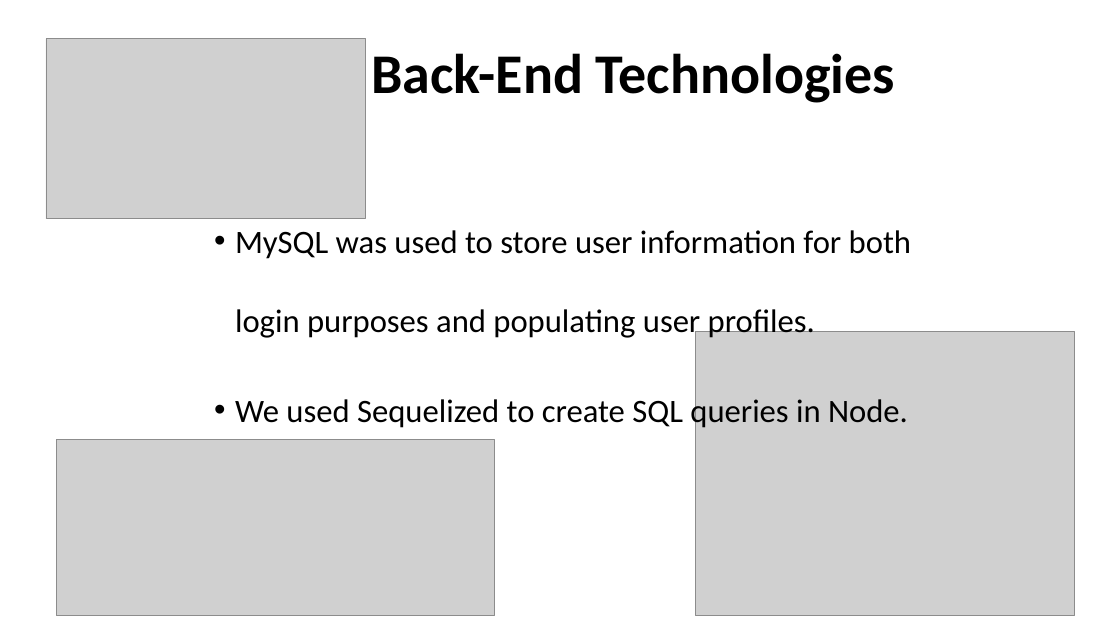
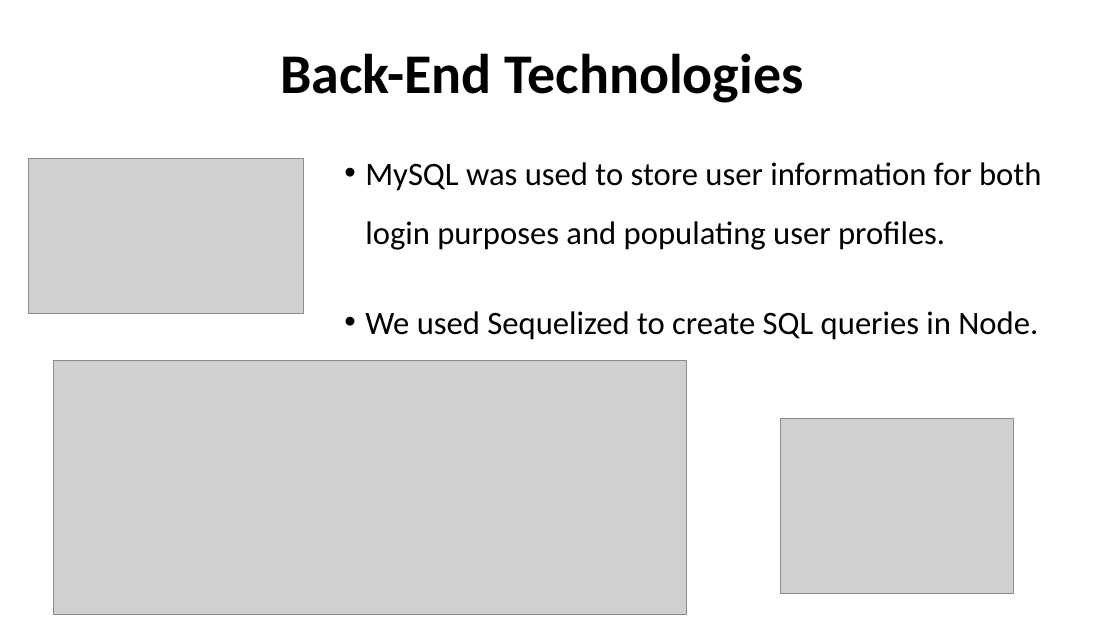
Before and after one commit to dmaddox/UTAlumni, a slide deck: slide 3 of public/Presentation.pptx. Drawn at 1120x630 pixels with LibreOffice and Linux fonts; fonts in the diff are those of the drawing; grey boxes stand for pictures. Boxes give left, top, right and bottom in pixels: in the first picture for what was removed or moved away, otherwise in the second. Text is boxed around its words. In the diff, an @@ line names an element or a change of style, - is before the commit and + after.

```diff
--- a/public/Presentation.pptx
+++ b/public/Presentation.pptx
@@ title "Back-End Technologies": place and size @@
-title "Back-End Technologies" at [371, 53, 895, 103]
+title "Back-End Technologies" at [280, 53, 804, 103]
@@ text "MySQL was used to store ...": place and size @@
-text "MySQL was used to store ..." at [235, 230, 911, 430]
+text "MySQL was used to store ..." at [365, 162, 1041, 340]
@@ picture: place and size @@
-picture at [46, 39, 365, 218]
+picture at [29, 158, 304, 313]
@@ text at [365, 162, 1041, 250]: line spacing 2 to 1.5 @@
@@ picture: place and size @@
-picture at [56, 440, 495, 616]
+picture at [54, 360, 687, 614]
@@ picture: place and size @@
-picture at [696, 331, 1075, 616]
+picture at [781, 418, 1014, 594]
```
Also in this commit, not shown: 2 other slides changed, 1 slide added, 2 other files.
